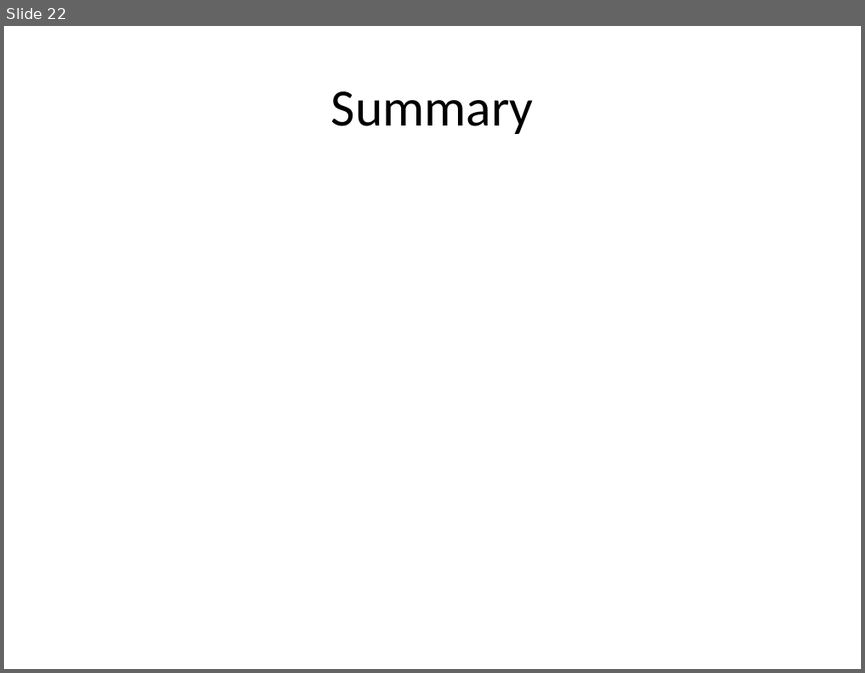
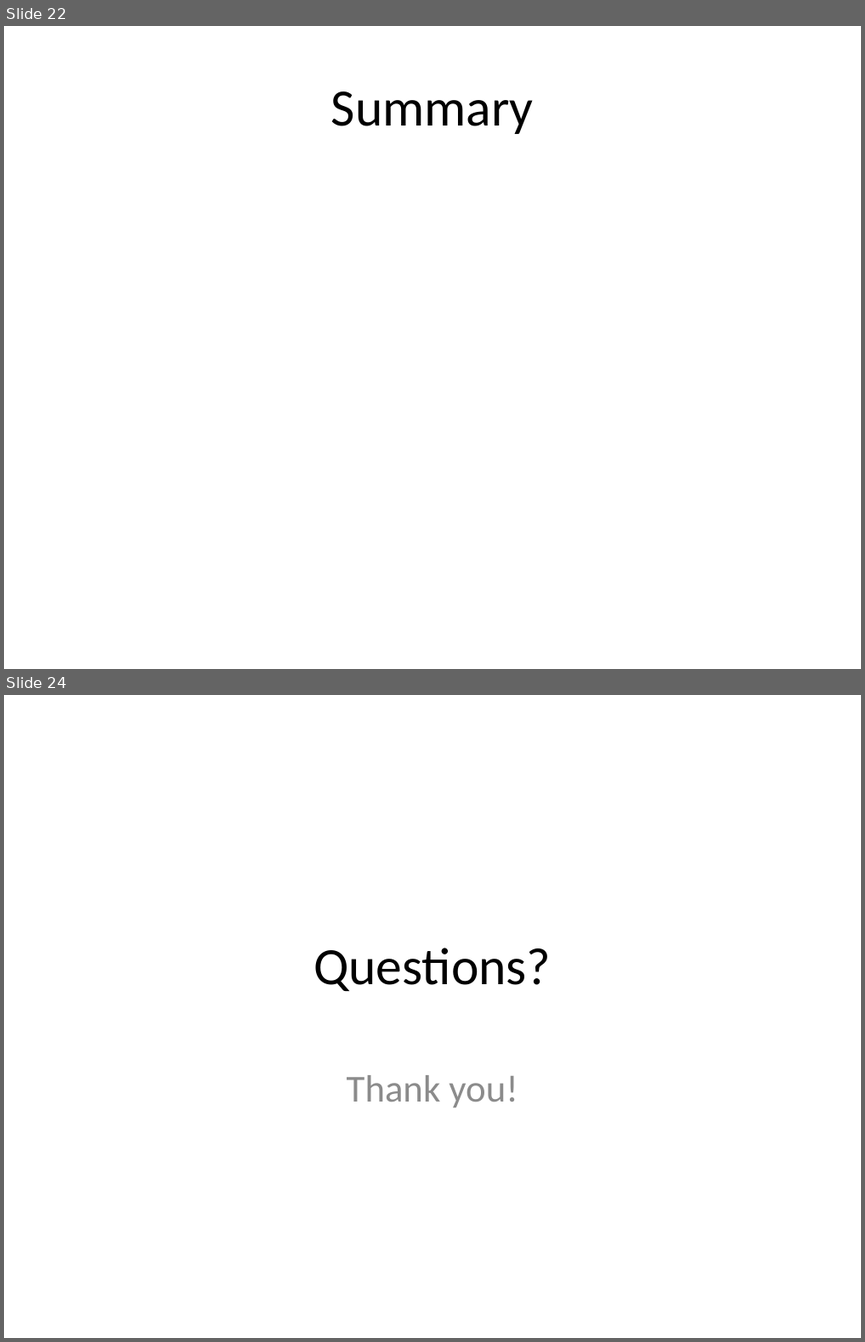
Before and after one commit to mertz2001/stat-inference, a slide deck: STAT3013 Project draft2.pptx. Shown one above the other, each under a label of ours: slide 22 before the commit, slides 22 and 24 after it; the slides between them are not shown. The pictures are 865x673 and 865x1342 pixels, drawn with LibreOffice and Linux fonts; fonts in the diff are those of the drawing. Boxes give left, top, right and bottom in pixels: in the first picture for what was removed or moved away, otherwise in the second. Text is boxed around its words. In the diff, an @@ line names an element or a change of style, - is before the commit and + after.

```diff
--- a/STAT3013 Project draft2.pptx
+++ b/STAT3013 Project draft2.pptx
@@ slide 24 added at (4, 695, 861, 1338), background #FFFFFF @@
@@ title added at (313, 947, 551, 991), 44 pt, text #000000 @@
+Questions?
@@ subtitle added at (347, 1075, 517, 1107), 32 pt, text #8C8C8C @@
+Thank you!
```
Also in this commit, not shown: 1 slide changed, 7 other slides added, 6 slides removed, 11 other files.
